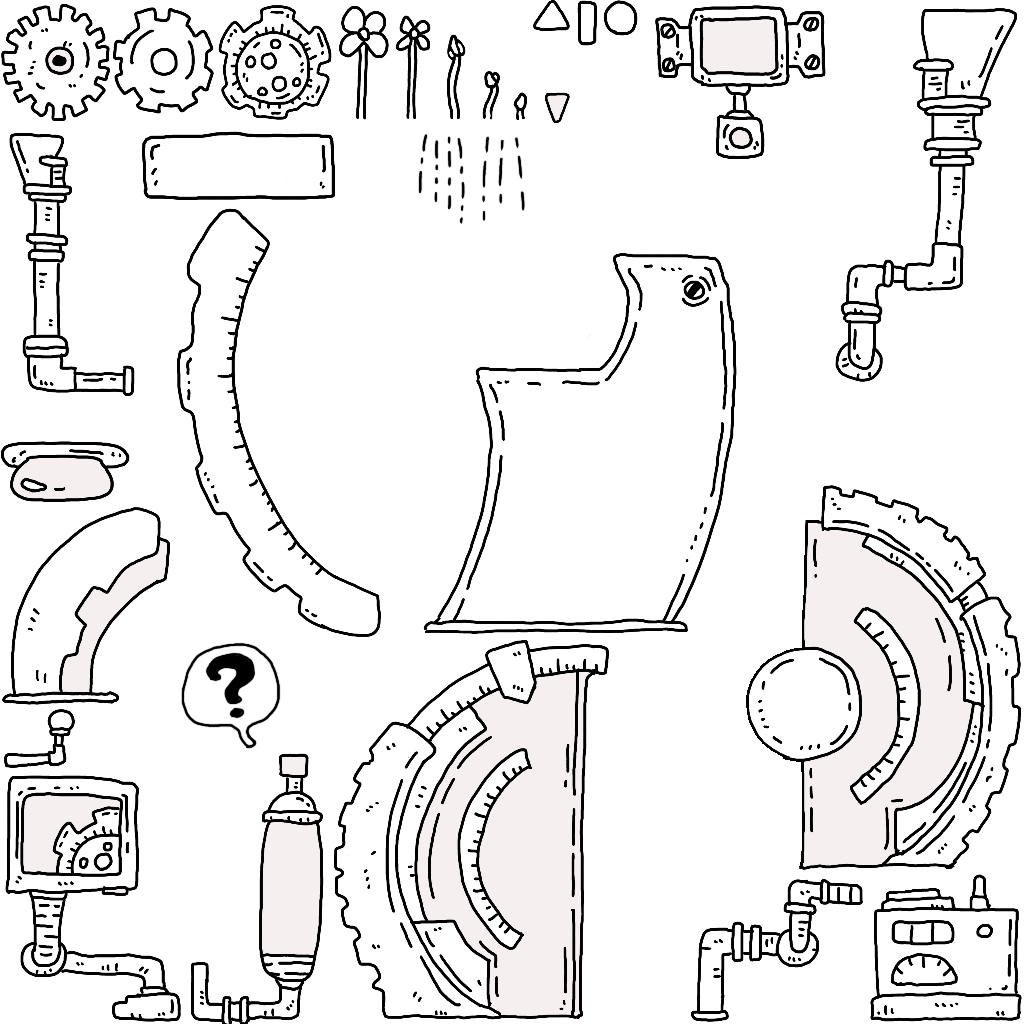
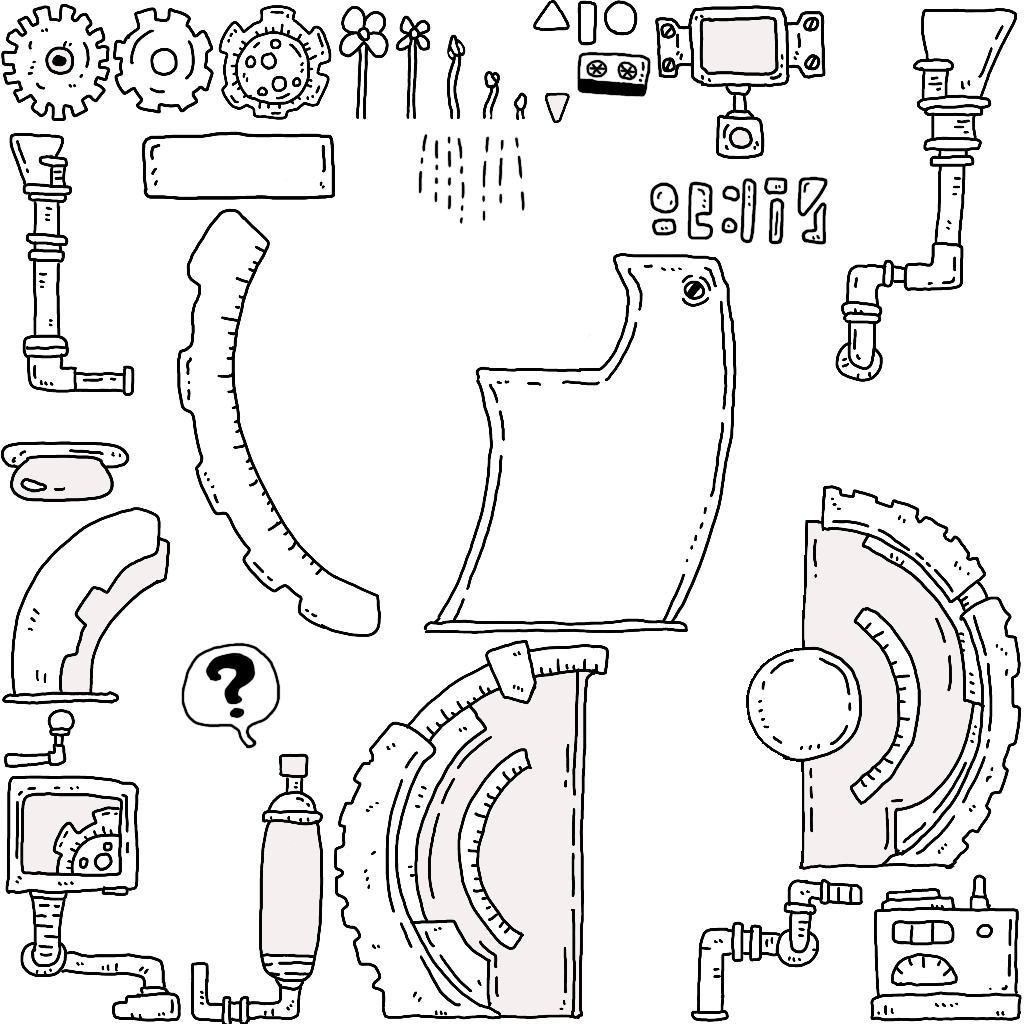
Layer changes from the first 1024px x 1024px image to the second:
added group "謎解き" with 6 layers above "レイヤー 84" over [577, 51, 828, 245]
added layer "レイヤー 85" in group "謎解き" over [577, 51, 651, 97]
added layer "P5" in group "謎解き" over [797, 176, 828, 245]
added layer "P4" in group "謎解き" over [764, 177, 788, 245]
added layer "P3" in group "謎解き" over [721, 178, 757, 244]
added layer "P2" in group "謎解き" over [687, 181, 714, 240]
added layer "P1" in group "謎解き" over [650, 182, 679, 236]
